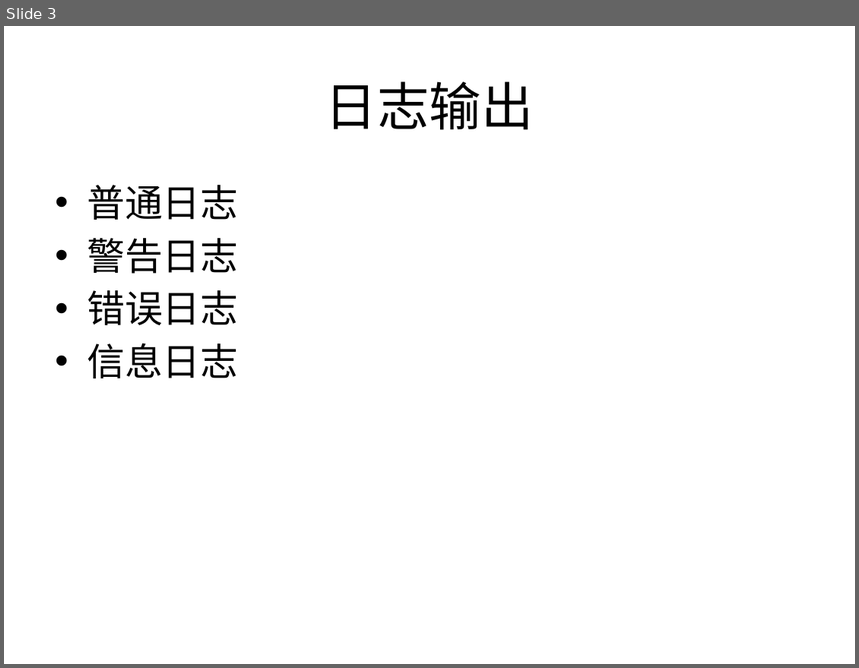
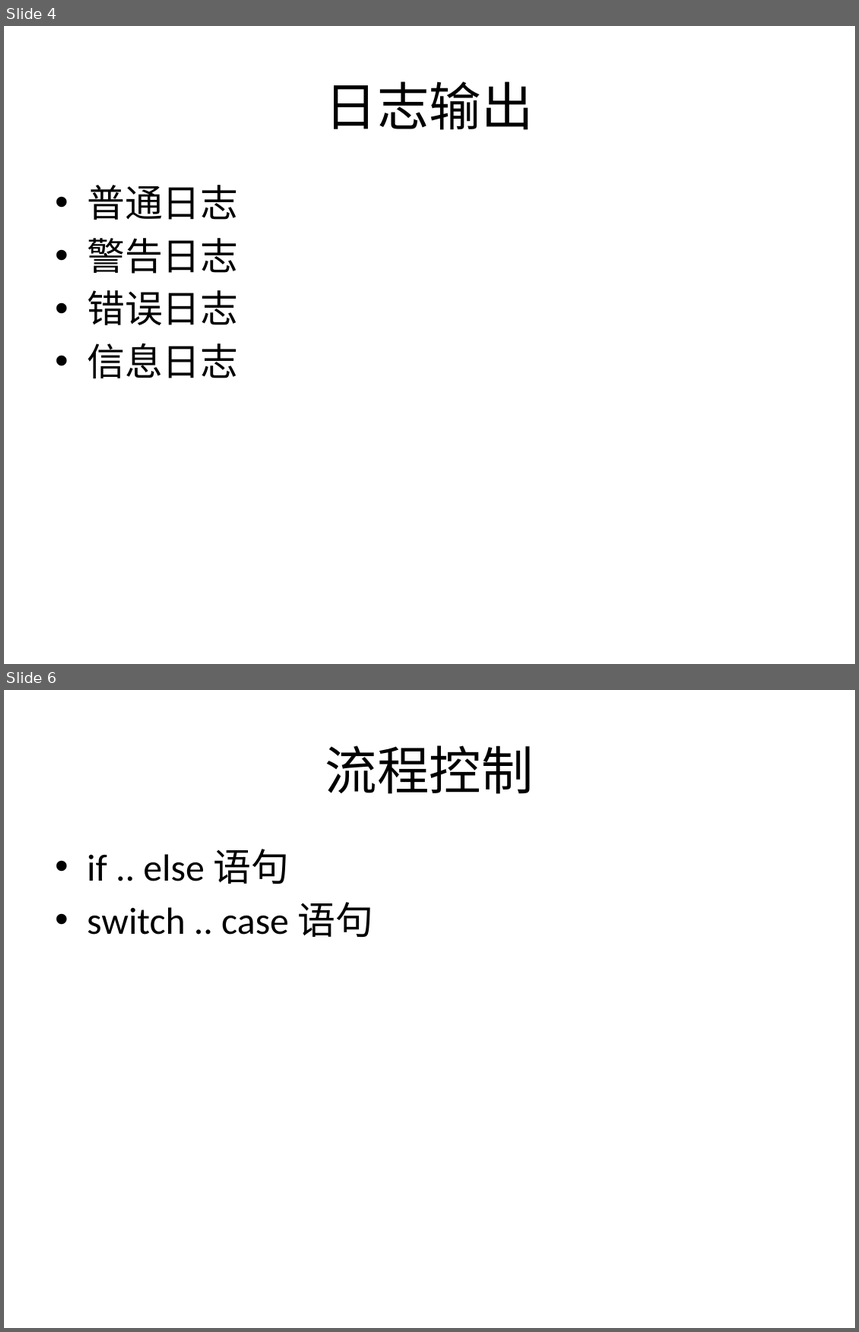
Before and after one commit to plter/HTML5Course20160801, a slide deck: 讲义.pptx. Shown one above the other, each under a label of ours: slide 3 before the commit, slides 4 and 6 after it; the slides between them are not shown. The pictures are 859x668 and 859x1332 pixels, drawn with LibreOffice and Linux fonts; fonts in the diff are those of the drawing. Boxes give left, top, right and bottom in pixels: in the first picture for what was removed or moved away, otherwise in the second. Text is boxed around its words. In the diff, an @@ line names an element or a change of style, - is before the commit and + after.

```diff
--- a/讲义.pptx
+++ b/讲义.pptx
@@ slide 6 added at <box>4,690,855,1328</box>, background #FFFFFF @@
@@ title added at <box>325,745,534,794</box>, 44 pt, text #000000 @@
+流程控制
@@ text added at <box>87,849,374,937</box>, 32 pt, text #000000 @@
+• if .. else 语句
+• switch .. case 语句
@@ what was slide 3 is now slide 4 @@
```
Also in this commit, not shown: 1 slide changed, 1 other slide added, 16 other files.
